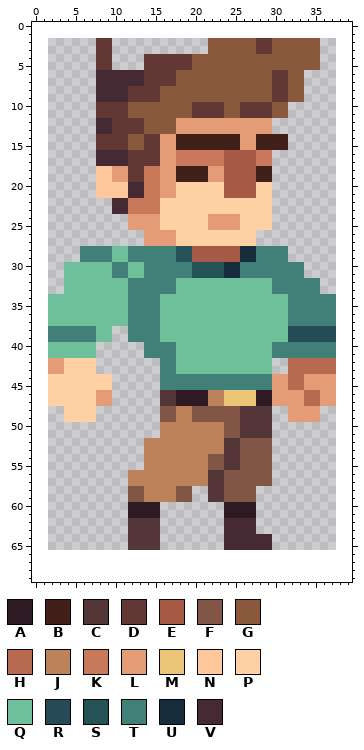
Edited in one commit: sprite sheet (BugHunter/BugHunter/Content/sprites/entities/player/idle/idle_002.png). The first picture shows the starting point.
The file is 36x64 pixels. The old version is drawn lined up with the new one, on the new canvas.
Palette (. is transparent): A #2e1a23  B #402018  C #543538  D #613835  E #a65a46  F #815646  G #8a583d  H #b76a50  J #bd8259  K #c7795a  L #e39c76  M #ebc678  N #ffc79c  P #ffd1a4  Q #6ec09b  R #244b57  S #245257  T #418079  U #172d3b  V #452933
Pixels before (only the part around the change), first column x 0:
 0 ........................................
 1 ........................................
 2 ........DD............GGGGGGDDGGGGGG....
 3 ........DD............GGGGGGDDGGGGGG....
 4 ........DD....DDDDDDGGGGGGGGGGGGGGGG....
 5 ........DD....DDDDDDGGGGGGGGGGGGGGGG....
 6 ........VVVVVVDDDDGGGGGGGGGGGGDDGG......
 7 ........VVVVVVDDDDGGGGGGGGGGGGDDGG......
 8 ........VVVVDDDDGGGGGGGGGGGGGGDDGG......
 9 ........VVVVDDDDGGGGGGGGGGGGGGDDGG......
10 ........DDDDGGGGGGGGDDDDGGDDDDGG........
11 ........DDDDGGGGGGGGDDDDGGDDDDGG........
12 ........VVDDDDGGGGLLLLLLLLLLLL..........
13 ........VVDDDDGGGGLLLLLLLLLLLL..........
14 ........DDDDGGDDLLBBBBBBBBLLBBBB........
15 ........DDDDGGDDLLBBBBBBBBLLBBBB........
16 ........VVVVDDDDLLKKKKKKEEEEKK..........
17 ........VVVVDDDDLLKKKKKKEEEEKK..........
18 ........NNLLDDKKLLBBBBLLEEEEBB..........
19 ........NNLLDDKKLLBBBBLLEEEEBB..........
20 ........NNNNVVKKLLPPPPPPEEEEPP..........
21 ........NNNNVVKKLLPPPPPPEEEEPP..........
22 ..........VVKKKKPPPPPPPPPPPPPP..........
23 ..........VVKKKKPPPPPPPPPPPPPP..........
24 ............LLLLPPPPPPLLLLPPPP..........
25 ............LLLLPPPPPPLLLLPPPP..........
26 ..............LLLLPPPPPPPPPP............
27 ..............LLLLPPPPPPPPPP............
28 ......TTTTQQTTTTTTSSEEEEEEUUTTTT........
29 ......TTTTQQTTTTTTSSEEEEEEUUTTTT........
30 ....QQQQQQTTQQTTTTTTSSSSUUTTTTTTTT......
31 ....QQQQQQTTQQTTTTTTSSSSUUTTTTTTTT......
32 ....QQQQQQQQTTTTTTQQQQQQQQQQQQTTTTTT....
33 ....QQQQQQQQTTTTTTQQQQQQQQQQQQTTTTTT....
34 ..QQQQQQQQQQTTTTQQQQQQQQQQQQQQQQTTTTTT..
35 ..QQQQQQQQQQTTTTQQQQQQQQQQQQQQQQTTTTTT..
36 ..QQQQQQQQQQTTTTQQQQQQQQQQQQQQQQTTTTTT..
37 ..QQQQQQQQQQTTTTQQQQQQQQQQQQQQQQTTTTTT..
38 ..TTTTTTQQ..TTTTQQQQQQQQQQQQQQQQRRRRRR..
39 ..TTTTTTQQ..TTTTQQQQQQQQQQQQQQQQRRRRRR..
40 ..QQQQQQ......TTTTQQQQQQQQQQQQTTTTTTTT..
41 ..QQQQQQ......TTTTQQQQQQQQQQQQTTTTTTTT..
42 ..LLPPPP........TTQQQQQQQQQQQQ..HHHHHH..
43 ..LLPPPP........TTQQQQQQQQQQQQ..HHHHHH..
44 ..PPPPPPPP......TTTTTTTTTTTTTTLLHHLLLL..
45 ..PPPPPPPP......TTTTTTTTTTTTTTLLHHLLLL..
46 ..PPPPPPLL......CCAAAAJJMMMMAALLLLHHLL..
47 ..PPPPPPLL......CCAAAAJJMMMMAALLLLHHLL..
48 ....PPPP........FFJJFFFFFFCCCC..LLLL....
49 ....PPPP........FFJJFFFFFFCCCC..LLLL....
50 ................JJJJJJJJFFCCCC..........
51 ................JJJJJJJJFFCCCC..........
52 ..............JJJJJJJJJJCCFFFF..........
53 ..............JJJJJJJJJJCCFFFF..........
54 ..............JJJJJJJJFFCCFFFF..........
55 ..............JJJJJJJJFFCCFFFF..........
56 ............JJJJJJJJJJCCFFFFFF..........
57 ............JJJJJJJJJJCCFFFFFF..........
58 ............FFJJJJFF..CCFFFF............
59 ............FFJJJJFF..CCFFFF............
60 ............AAAA........AAAA............
61 ............AAAA........AAAA............
62 ............CCCC........VVVV............
63 ............CCCC........VVVV............
64 ............CCCC........VVVVVV..........
65 ............CCCC........VVVVVV..........
66 ........................................
67 ........................................
68 ........................................
69 ........................................
The same view after the edit:
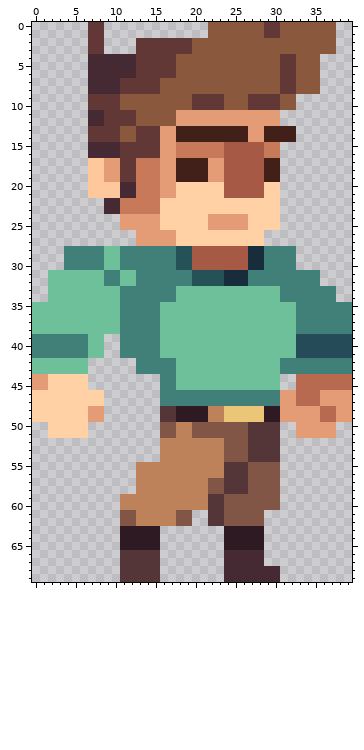
From the commit log: Anders skalierte Idle bilder
Diff:
canvas 36x64 -> 40x70, the old top-left corner now at 2,2
Changed rows in their new state; - is an unchanged pixel.
first column x 0:
 0 -------DD-------------GGGGGGGDDGGGGGGG--
 1 -------DD-------------GGGGGGGDDGGGGGGG--
 2 -------D-.---DDDDDDDGG------GG------GG--
 3 -------D-.---DDDDDDDGG------GG------GG--
 4 -------VVVVVVD----GG-----------DD-------
 5 -------VVVVVVD----GG-----------DD-------
 6 -------V-----D----------------G-D-GG----
 7 -------V---DDD--GG------------G-D-GG----
 8 -------V---D------------------G-D-GG----
 9 -------DDDDGGGGG----DDDD---DDD-G-.------
10 -------D---G--------------G---D-G-------
11 -------VV---D-----LLLLLLLLLLLLL.--------
12 -------V-D---G----------------L---------
13 -------DDD-GG-DDLLBBBBBBBBB--BBBB-------
14 -------D---G-D------------B-L---B-------
15 -------VVVV-DD----KKKKKKEEEEEKK.--------
16 -------V---D----------------E-K---------
17 -------NNLLD-KKK--BBBBLL----EBB---------
18 -------N-L-D-K--------------E-B---------
19 -------N-L-D-K--------------E-B---------
20 -------N---V-K--------------E-P---------
21 -------N---V-K--------------E-P---------
22 ---------V-K------------------P---------
23 ---------V-K------------------P---------
24 -----------L--------------L---P---------
25 -----------L--------------L---P---------
26 -------------L--------------P-----------
27 -------------L--------------P-----------
28 ----TT---Q-T--------------E-U---T-------
29 ----TT---Q-T--------------E-U---T-------
30 ----TTTTT-Q-TT----SSEEEEEEEUU----.------
31 --QQ-----T-Q-T------------U-------TT----
32 --QQ-----TT-Q-----TTSSSSUUUTTT----------
33 --QQ-------T------------------Q-----TT--
34 -----------T----TT-------------T--------
35 QQ---------T--------------------Q-----TT
36 QQ---------T--------------------Q-----TT
37 QQ---------T--------------------Q-----TT
38 QQQQQQQQ--QT--------------------QTTTTTTT
39 TT-----Q-.-T--------------------Q-----RR
40 TTTTTTT-Q--TTT--QQ------------QQQRRRRRRR
41 TTTTTTT-Q--TTT--QQ------------QQQRRRRRRR
42 QQQQQQQ.-----TTT--------------QTTTTTTTTT
43 QQQQQQQ.-----TTT--------------QTTTTTTTTT
44 LL-----...--------QQQQQQQQQQQQQ..-HHHHHH
45 LL-----...--------QQQQQQQQQQQQQ..-HHHHHH
46 PP------P.------TTTTTTTTTTTTTTT--H----LL
47 PP------P.------TTTTTTTTTTTTTTT--H----LL
48 PPPP---LL-------CCAAAAJJMMMMMAAL----HHLL
49 PPPP---LL-------CCAAAAJJMMMMMAAL----HHLL
50 --PPPPP---------FF--FFFF--F---C--LLLLL--
51 --PPPPP---------FF--FFFF--F---C--LLLLL--
52 --------------..--------FF-CCCC---------
53 --------------..--------FF-CCCC---------
54 --------------..------JJFF-CCCC---------
55 -------------J--------JJ--C---F---------
56 ------------.---------JJCCC---F---------
57 ------------.---------FFCCC---F---------
58 ------------.J----JJJJFFCCC-FFF---------
59 -----------JJJ----JJJJ------FFF---------
60 -----------JJJJJJJJJJJCCFFFFFFF---------
61 -----------FFJJJJJFF--CCFFFFF-----------
62 -----------FFJJJJJFF--CCFFFFF-----------
63 -----------AAAAA--------AAAAA-----------
64 -----------AAAAA--------AAAAA.----------
65 -----------AAAAA--------AAAAA.----------
66 -----------CCCCC--------VVVVV-----------
67 -----------CCCCC--------VVVVV-----------
68 -----------CCCCC--------VVVVVVV---------
69 -----------CCCCC--------VVVVVVV---------
Pixel boxes of the changes (left, top, right, bottom) in both pictures:
changed: (32, 22, 352, 582)
